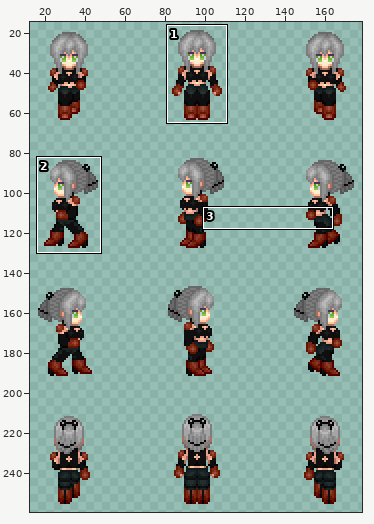
Sprite sheet -- img/characters/MV_FF15_Aranea.png. Above: a wide view before the commit, with the close-up outlined.
Close-up. Old version:
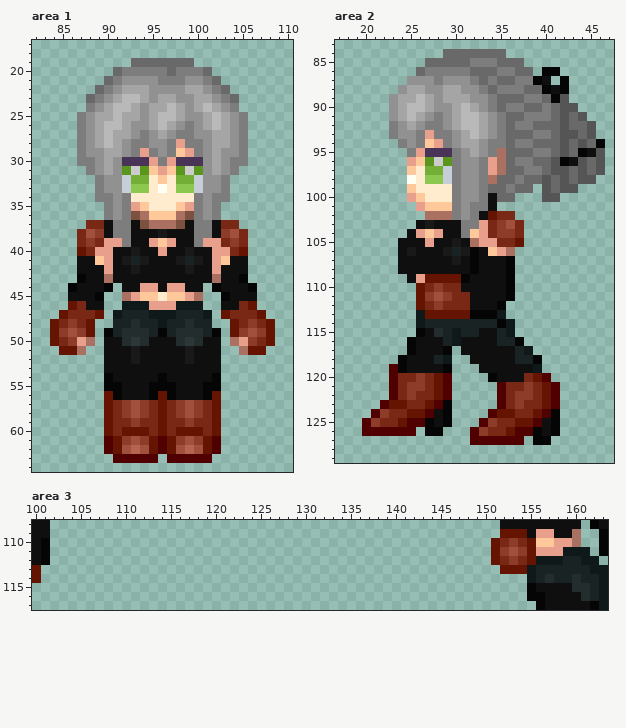
The file is 768x512 pixels. Colours within 5 levels of each other are drawn and written as one. Shown: area 1: x 82..110, y 17..64; area 2: x 17..47, y 83..129; area 3: x 100..163, y 108..117. The wide view leaves out empty margins. The commit also changed other parts of the picture, which this record leaves out.
New version:
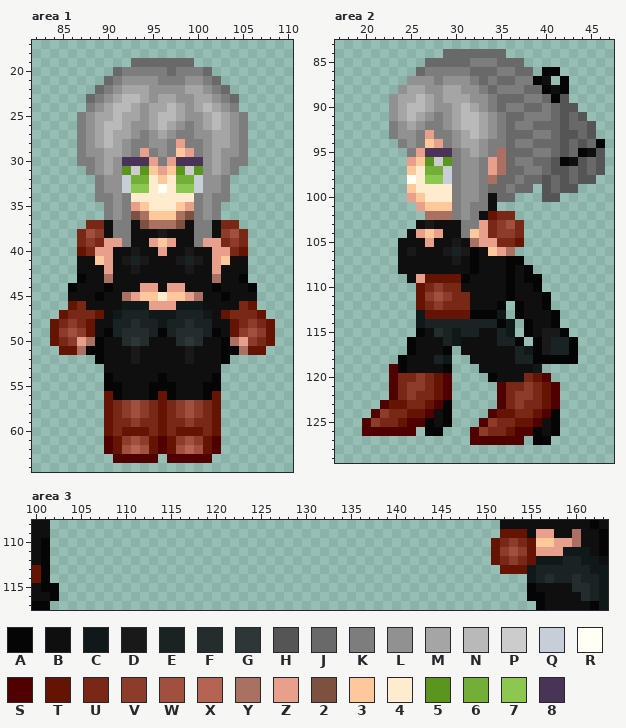
Palette (. is transparent): A #050505  B #0f0f0f  C #0f1919  D #191919  E #192323  F #232d2d  G #2d3737  H #555555  J #696969  K #7d7d7d  L #919191  M #a5a5a5  N #b9b9b9  P #cccccc  Q #c6ced7  R #fffff3  S #500000  T #641400  U #782814  V #8c3c28  W #a0503c  X #b46450  Y #aa7162  Z #e8a08d  2 #7c513f  3 #ffc89b  4 #ffebce  5 #5a961e  6 #73af37  7 #8cc850  8 #493357
What changed:
--- area 1
@@ x 82..110 @@
 43 .....ABBYBBBBBBBBBBBYBBA.....
-44 ....ABBBA.BBZZBZZBB.ABBBA....
-45 ....BBBA..YZ33433ZY..ABBB....
-46 ....TUBB..CCCZZZCCC..BBUT....
-47 ...TUUUT.CEEECCCEEEC.TUUUT...
-48 ..TUVUT..EEFEECEEFEE..TUVUT..
-49 ..TVWVT.AEFFFEAEFFFEA.TVWVT..
-50 ..TUVZY.BBFGFBBBFGFBB.YZVUT..
-51 ...TTY..BBBDBBBBBDBBB..YTT...
-52 ........BBBDBBBBBDBBB........
+44 ....ABBBABBBZZBZZBBBABBBA....
+45 ....BBBABBYZ33433ZYBBABBB....
+46 ....TUBBBBCCCZZZCCCBBBBUT....
+47 ...TUUUTBCEEECCCEEECBTUUUT...
+48 ..TUVUTBBEEFEECEEFEEBBTUVUT..
+49 ..TVWVTBAEFFFEAEFFFEABTVWVT..
+50 ..TUVZYABBFGFBBBFGFBBAYZVUT..
+51 ...TTYAABBBDBBBBBDBBBAAYTT...
+52 .......ABBBDBBBBBDBBBA.......
 53 ........BBBBBBBBBBBBB........
--- area 2
@@ x 35..45 @@
 106 ZY.........
-107 BA.........
-108 BA.........
-109 BA.........
-110 BA.........
-111 BA.........
-112 A..........
-113 C..........
-114 AC.........
-115 EC.........
-116 EEA........
-117 BBEC.......
-118 BBEEA......
+107 BAA........
+108 BABA.......
+109 BABAA......
+110 BABBA......
+111 BABBBA.....
+112 A.ABBA.....
+113 C.ABBBA....
+114 AC.ABBA....
+115 EC.ABDDA...
+116 EEA.ADEEA..
+117 BBECADEEA..
+118 BBEEAAAAA..
 119 BBBBC......
--- area 3
@@ x 100..163 @@
-108 BB..................................................BBBBBBBBB.AB
-109 BB..................................................TTTBZZBBY..A
-110 BA.................................................TUVUT33ZZY..A
-111 BA.................................................TVWVTZZZCCC.A
-112 BA.................................................TUVUTCCCEECC.
-113 T...................................................TTTCEEEEEECC
-114 T......................................................CEFEEFEEC
-115 .......................................................ABBBBFFEC
-116 .......................................................AABBBBFEC
-117 ........................................................ABBBBBAC
+108 BB..................................................BBBBBBBBBBAB
+109 BB..................................................TTTBZZBBYBBA
+110 BA.................................................TUVUT33ZZYBBA
+111 BA.................................................TVWVTZZZCCCBA
+112 BA.................................................TUVUTCCCEECCB
+113 TA..................................................TTTCEEEEEECC
+114 TA.....................................................CEFEEFEEC
+115 BAA....................................................ABBBBFFEC
+116 BBA....................................................AABBBBFEC
+117 AA......................................................ABBBBBAC
